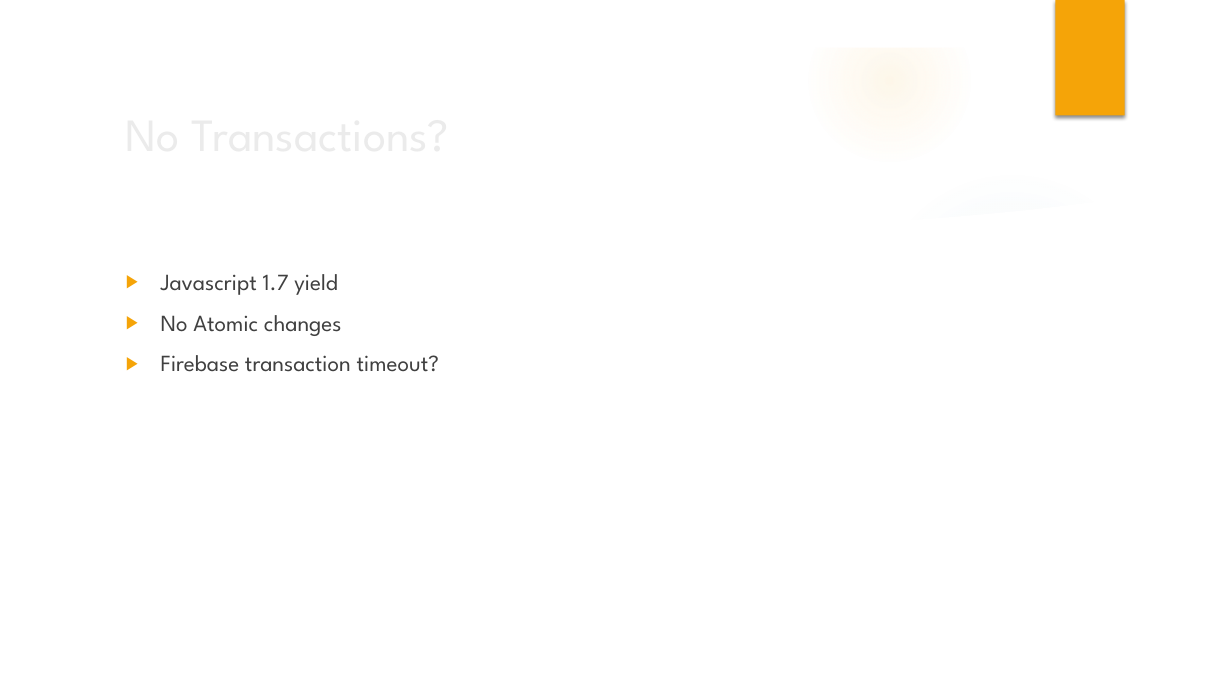
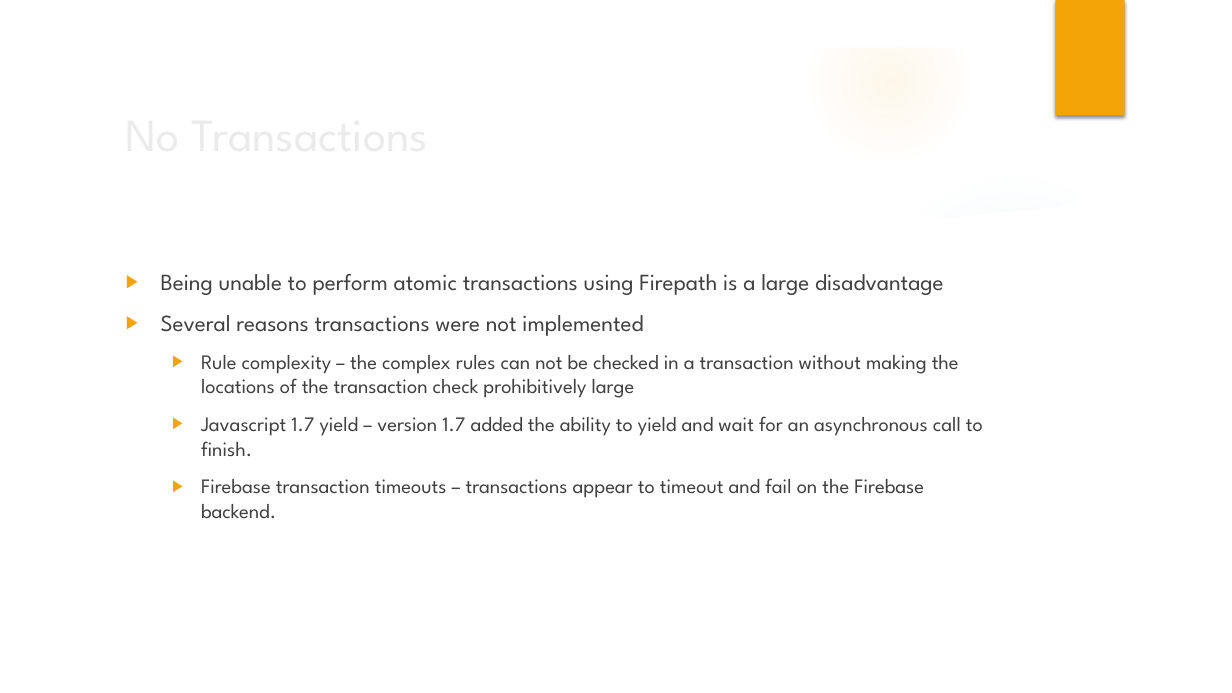
Before and after one commit to jbrelloch/Firepath, a slide deck: slide 32 of FirepathPresentation.pptx. Drawn at 1232x693 pixels with LibreOffice and Linux fonts; fonts in the diff are those of the drawing; background and template pictures are left out. Boxes give left, top, right and bottom in pixels: in the first picture for what was removed or moved away, otherwise in the second. Text is boxed around its words. In the diff, an @@ line names an element or a change of style, - is before the commit and + after.

```diff
--- a/FirepathPresentation.pptx
+++ b/FirepathPresentation.pptx
@@ title at bbox=[116, 96, 1002, 170]: text changed @@
-No Transactions?
+No Transactions
@@ text at bbox=[161, 274, 983, 518]: text changed; size 18 to 16 pt @@
-▶ Javascript 1.7 yield
-▶ No Atomic changes
-▶ Firebase transaction timeout?
+▶ Being unable to perform atomic transactions using Firepath is a large disadvantage
+▶ Several reasons transactions were not implemented
+  ▶ Rule complexity – the complex rules can not be checked in a transaction without making the locations of the transaction check prohibitively large
+  ▶ Javascript 1.7 yield – version 1.7 added the ability to yield and wait for an asynchronous call to finish.
+  ▶ Firebase transaction timeouts – transactions appear to timeout and fail on the Firebase backend.
```
Also in this commit, not shown: 7 other slides changed, 2 slides added, 1 slide removed, 14 other files.
